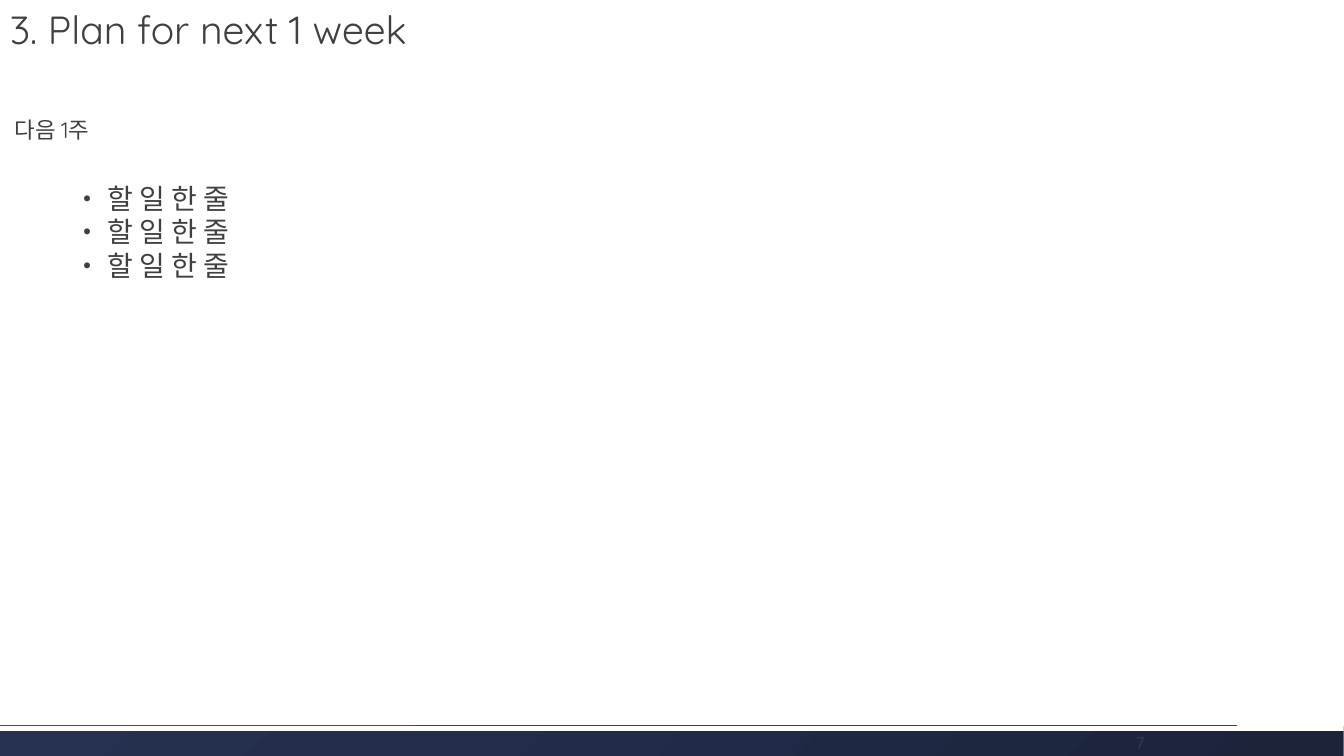
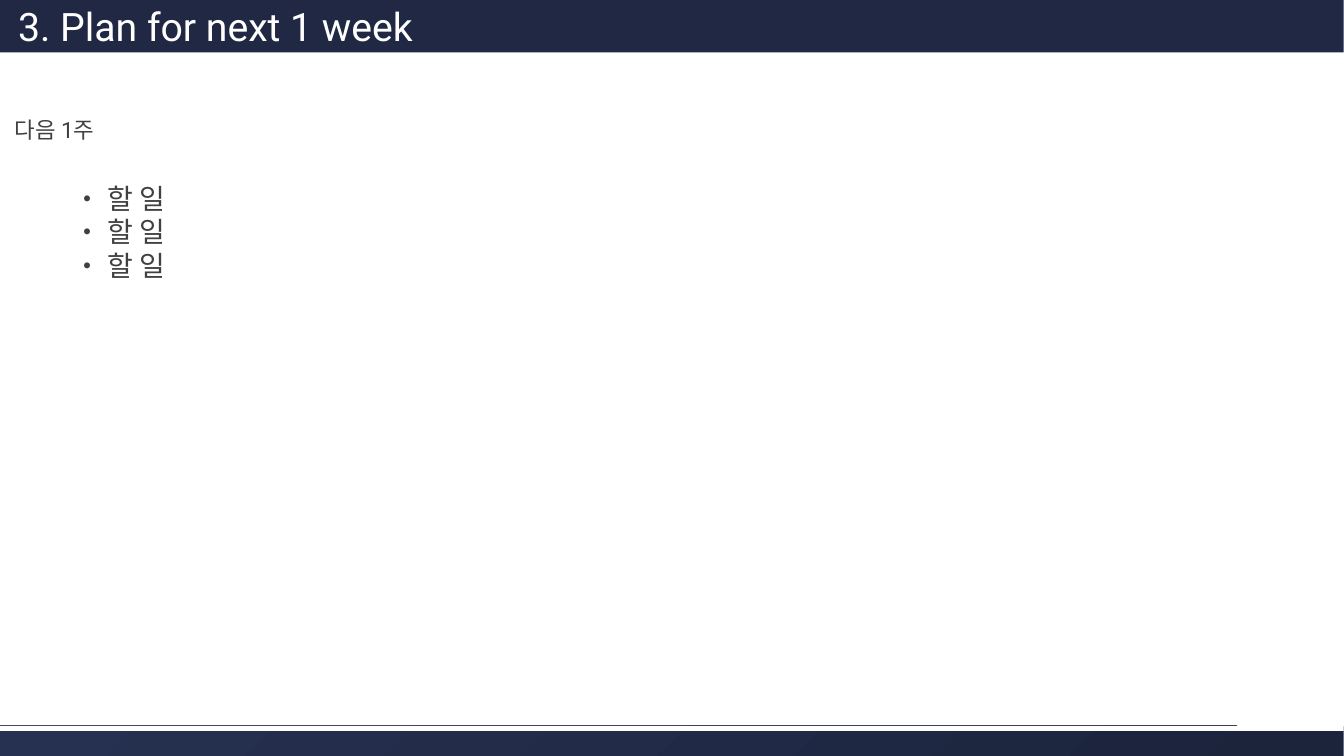
Before and after one commit to hjkim24/RADP, a slide deck: slide 7 of ppt/template/radp-progress-template.pptx. Drawn at 1344x756 pixels with LibreOffice and Linux fonts; fonts in the diff are those of the drawing. Boxes give left, top, right and bottom in pixels: in the first picture for what was removed or moved away, otherwise in the second. Text is boxed around its words. In the diff, an @@ line names an element or a change of style, - is before the commit and + after.

```diff
--- a/ppt/template/radp-progress-template.pptx
+++ b/ppt/template/radp-progress-template.pptx
@@ rectangle "3. Plan for next 1 ...": place and size @@
-rectangle "3. Plan for next 1 ..." at (10,15,407,45)
+rectangle "3. Plan for next 1 ..." at (0,0,1344,52)
@@ rectangle "3. Plan for next 1 ..." at (0,0,1344,52): font Quicksand to Roboto, text colour #404040 to #FFFFFF; fill none to #202843 @@
@@ text "다음 1주" at (15,119,94,140): font Quicksand to Roboto @@
@@ text at (108,185,166,278): text changed; font Quicksand to Roboto @@
-• 할 일 한 줄
-• 할 일 한 줄
-• 할 일 한 줄
+• 할 일
+• 할 일
+• 할 일
@@ text removed at (1136,730,1145,755) @@
-7
```
Also in this commit, not shown: 6 other slides changed, 1 slide added, 1 slide removed, 11 other files.
